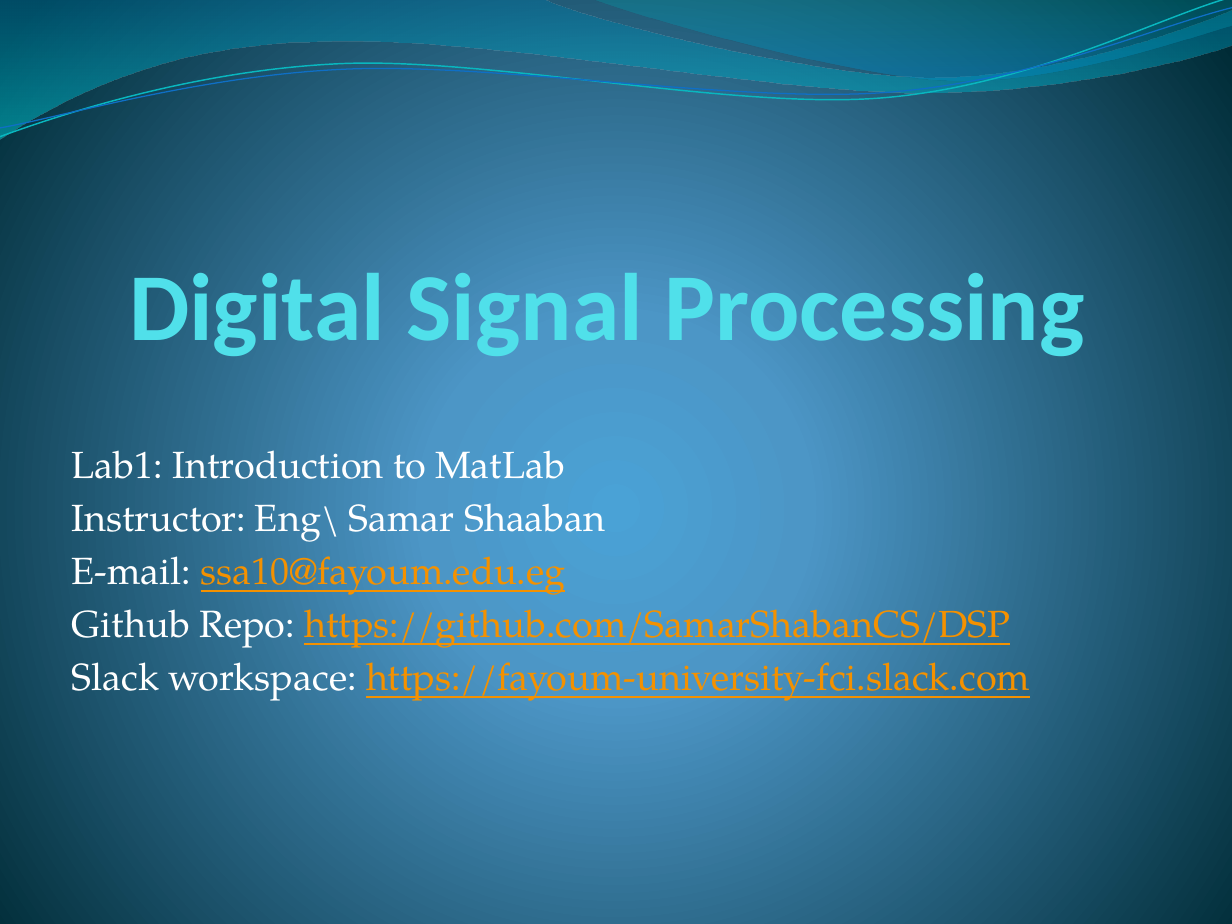
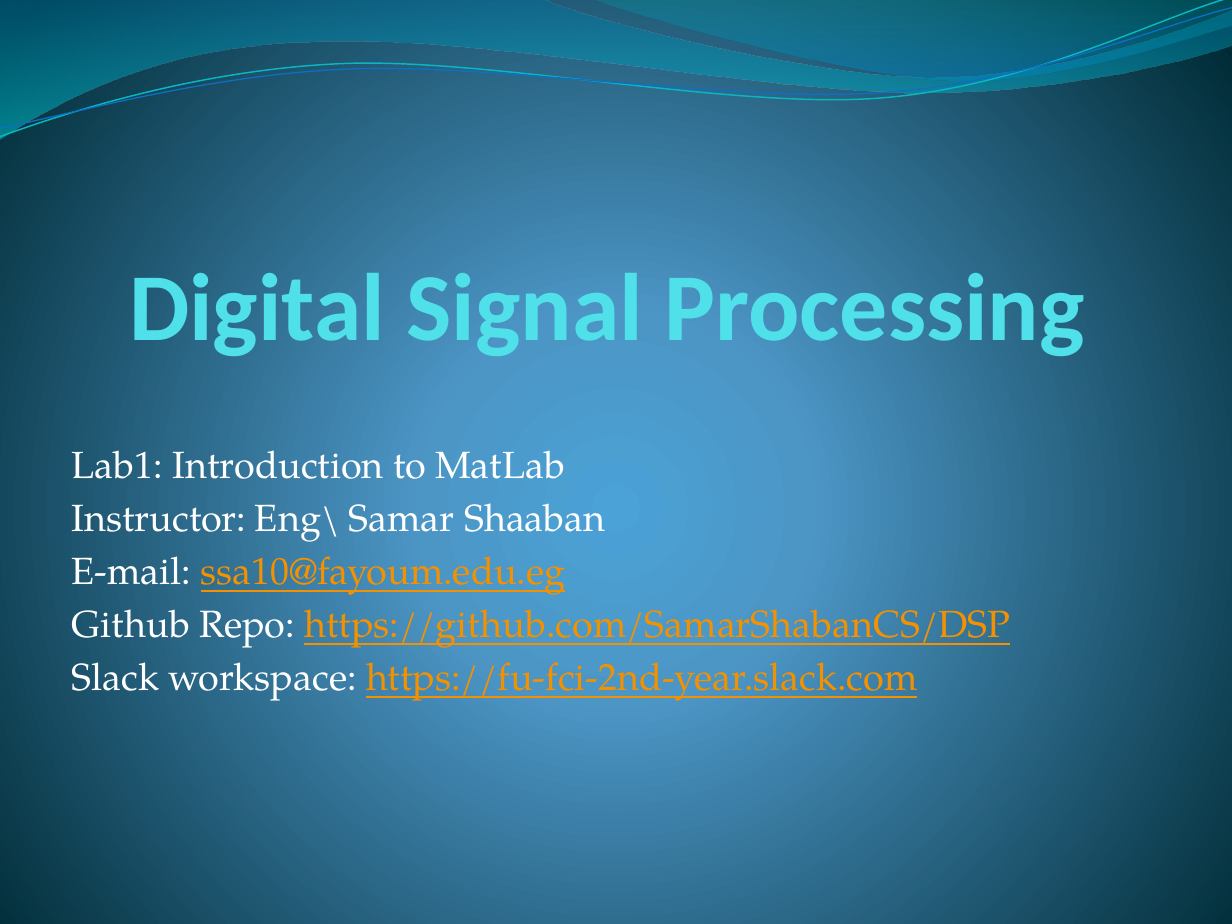
Before and after one commit to SamarShabanCS/DSP, a slide deck: slide 1 of lab1/lab1.pptx. Drawn at 1232x924 pixels with LibreOffice and Linux fonts; fonts in the diff are those of the drawing. Boxes give left, top, right and bottom in pixels: in the first picture for what was removed or moved away, otherwise in the second. Text is boxed around its words. In the diff, an @@ line names an element or a change of style, - is before the commit and + after.

Commit message:
update lab1

```diff
--- a/lab1/lab1.pptx
+++ b/lab1/lab1.pptx
@@ subtitle at bbox=[72, 662, 918, 701]: text changed @@
-Slack workspace: https://fayoum-university-fci.slack.com
+Slack workspace: https://fu-fci-2nd-year.slack.com
```
